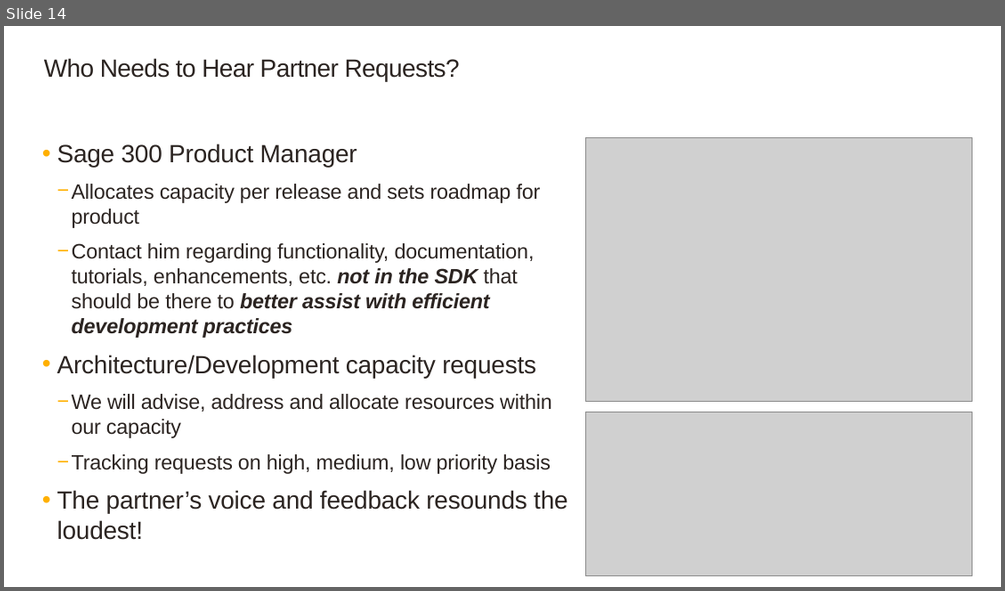
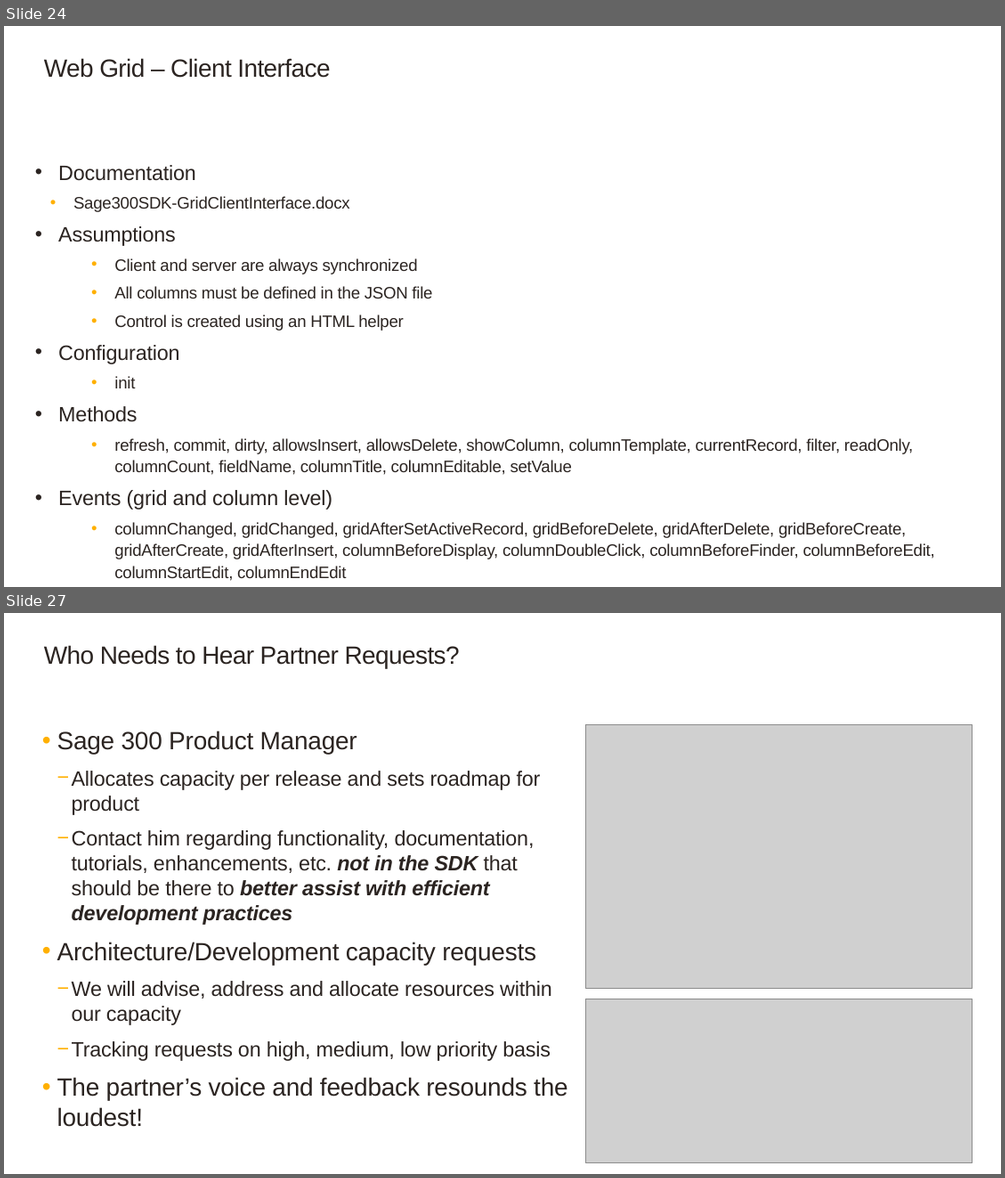
Before and after one commit to SageNADev/Sage300-SDK, a slide deck: docs/presentations/Sage300SDK_20192WebSDKOverview.pptx. Shown one above the other, each under a label of ours: slide 14 before the commit, slides 24 and 27 after it; the slides between them are not shown. The pictures are 1005x591 and 1005x1178 pixels, drawn with LibreOffice and Linux fonts; fonts in the diff are those of the drawing; grey boxes stand for pictures; background and template pictures are left out. Boxes give left, top, right and bottom in pixels: in the first picture for what was removed or moved away, otherwise in the second. Text is boxed around its words. In the diff, an @@ line names an element or a change of style, - is before the commit and + after.

```diff
--- a/docs/presentations/Sage300SDK_20192WebSDKOverview.pptx
+++ b/docs/presentations/Sage300SDK_20192WebSDKOverview.pptx
@@ slide 24 added at (4, 26, 1001, 587), background #FFFFFF @@
@@ title added at (44, 58, 330, 78), 24 pt, text #2B2421 @@
+Web Grid – Client Interface
@@ text added at (58, 165, 935, 580), 16 pt, text #2B2421 @@
+• Documentation
+  • Sage300SDK-GridClientInterface.docx
+• Assumptions
+  • Client and server are always synchronized
+  • All columns must be defined in the JSON file
+  • Control is created using an HTML helper
+• Configuration
+  • init
+• Methods
+  • refresh, commit, dirty, allowsInsert, allowsDelete, showColumn, columnTemplate, currentRecord, filter, readOnly, columnCount, fieldName, columnTitle, columnEditable, setValue
+• Events (grid and column level)
+  • columnChanged, gridChanged, gridAfterSetActiveRecord, gridBeforeDelete, gridAfterDelete, gridBeforeCreate, gridAfterCreate, gridAfterInsert, columnBeforeDisplay, columnDoubleClick, columnBeforeFinder, columnBeforeEdit, columnStartEdit, columnEndEdit
@@ what was slide 14 is now slide 27 @@
```
Also in this commit, not shown: 10 slides changed, 14 other slides added, 2 slides removed.
